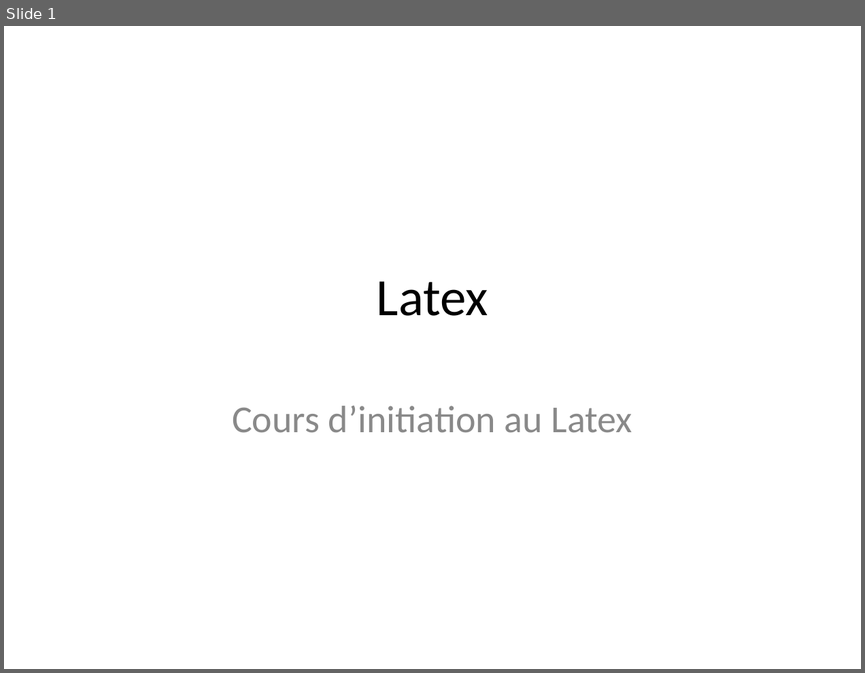
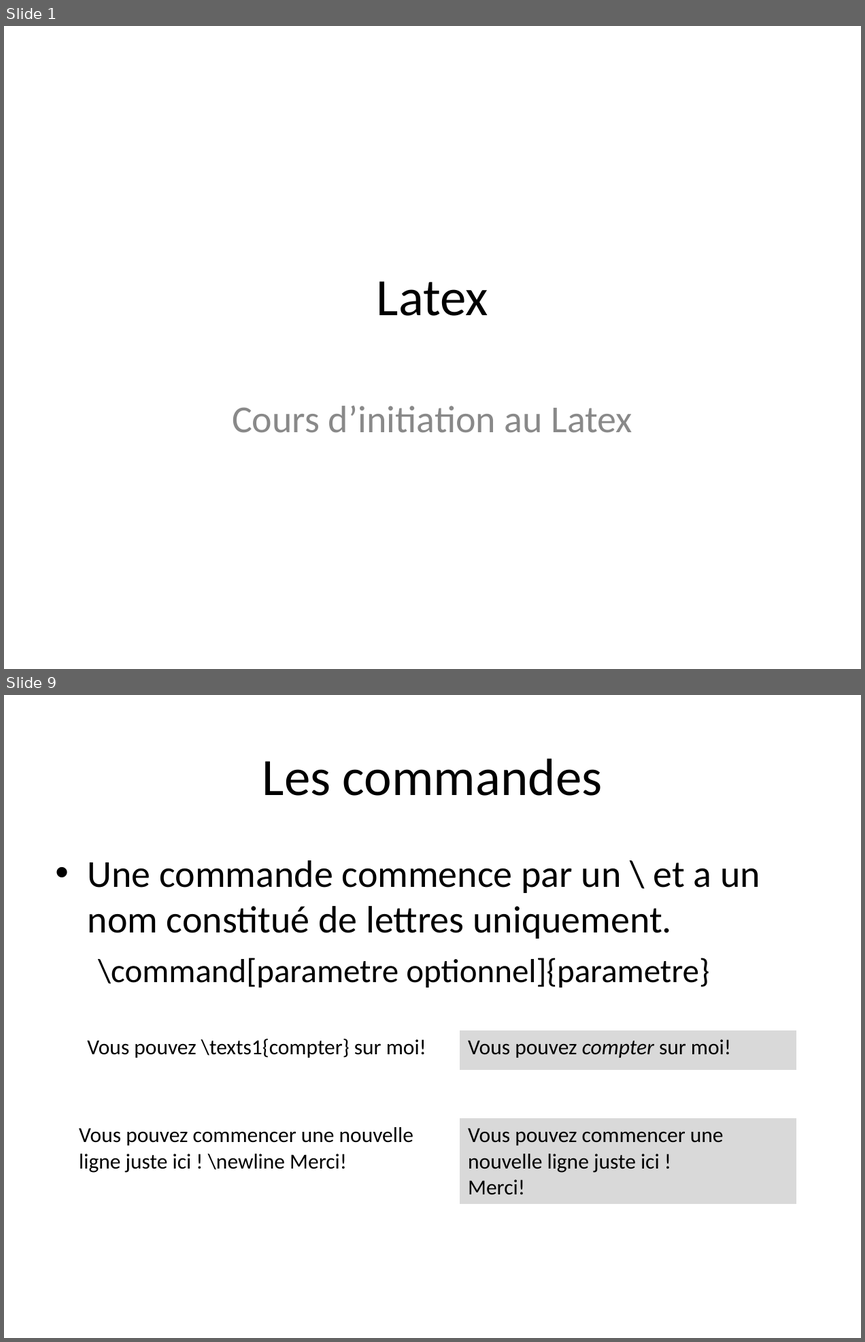
Before and after one commit to MC-Course/LaTeX, a slide deck: Cours 1/Latex.ppt. Shown one above the other, each under a label of ours: slide 1 before the commit, slides 1 and 9 after it; the slides between them are not shown. The pictures are 865x673 and 865x1342 pixels, drawn with LibreOffice and Linux fonts; fonts in the diff are those of the drawing. Boxes give left, top, right and bottom in pixels: in the first picture for what was removed or moved away, otherwise in the second. Text is boxed around its words. In the diff, an @@ line names an element or a change of style, - is before the commit and + after.

```diff
--- a/Cours 1/Latex.ppt
+++ b/Cours 1/Latex.ppt
@@ slide 9 added at (4, 695, 861, 1338), background #FFFFFF @@
@@ title added at (262, 758, 602, 796), 44 pt, text #000000 @@
+Les commandes
@@ text added at (88, 860, 760, 987), 32 pt, text #000000 @@
+• Une commande commence par un \ et a un nom constitué de lettres uniquement.
+  \command[parametre optionnel]{parametre}
@@ table added at (27, 1030, 797, 1070), 1 rows, 2 columns @@
+Vous pouvez \texts1{compter} sur moi! | Vous pouvez compter sur moi!
@@ table added at (27, 1117, 797, 1203), 1 rows, 2 columns @@
+Vous pouvez commencer une nouvelle ligne juste ici ! \newline Merci! | Vous pouvez commencer une nouvelle ligne juste ici ! / Merci!
```
Also in this commit, not shown: 8 other slides added, 1 slide removed, 8 other files.
